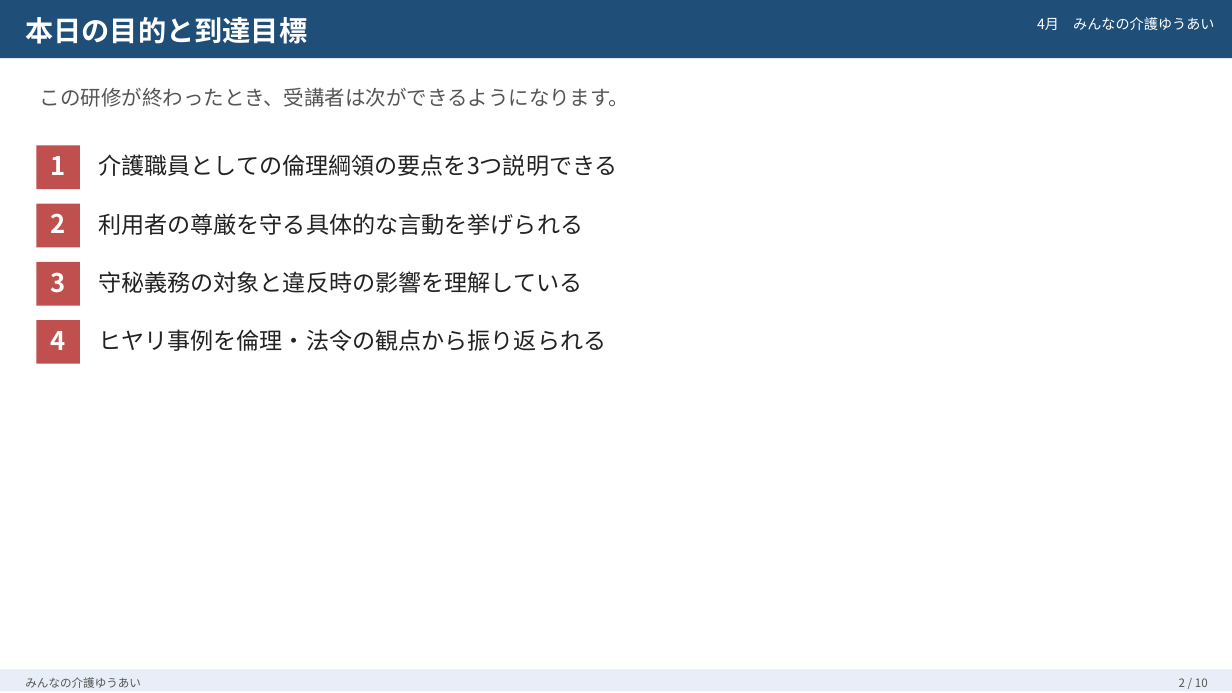
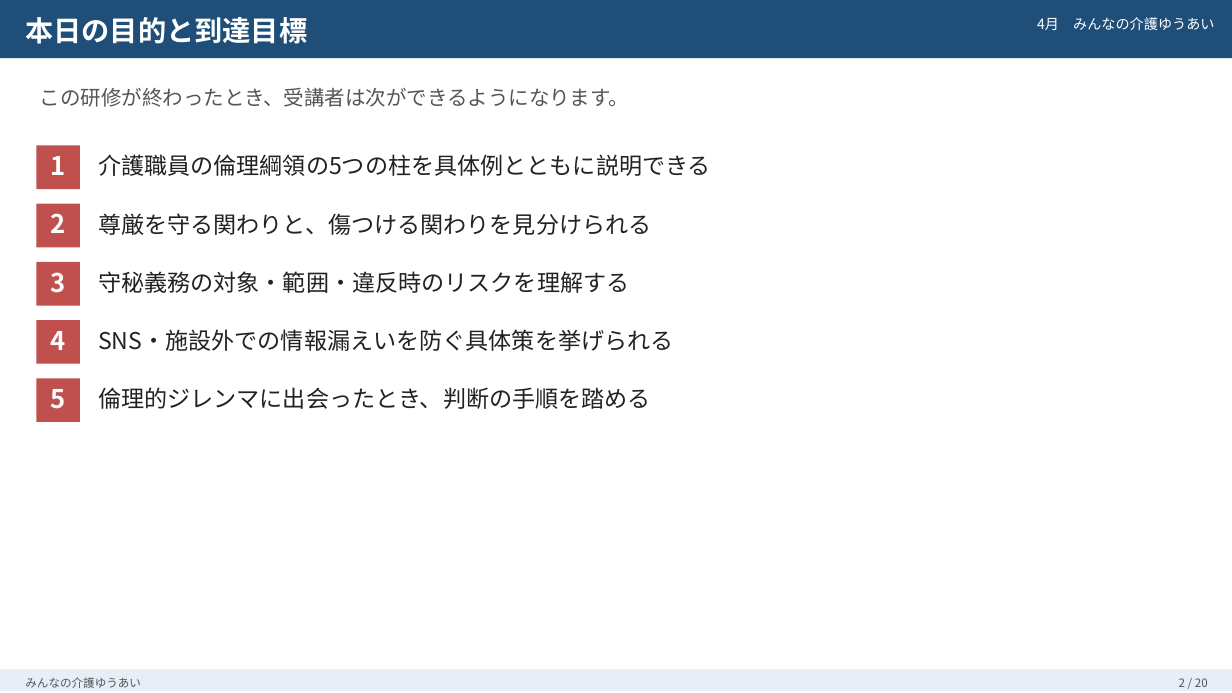
Before and after one commit to migarashi631985-hue/migration-plan, a slide deck: slide 2 of slides/04_倫理・法令遵守.pptx. Drawn at 1232x693 pixels with LibreOffice and Linux fonts; fonts in the diff are those of the drawing. Boxes give left, top, right and bottom in pixels: in the first picture for what was removed or moved away, otherwise in the second. Text is boxed around its words. In the diff, an @@ line names an element or a change of style, - is before the commit and + after.

```diff
--- a/slides/04_倫理・法令遵守.pptx
+++ b/slides/04_倫理・法令遵守.pptx
@@ text at (x1=98, y1=154, x2=711, y2=176): text changed @@
-介護職員としての倫理綱領の要点を3つ説明できる
+介護職員の倫理綱領の5つの柱を具体例とともに説明できる
@@ text at (x1=98, y1=213, x2=651, y2=235): text changed @@
-利用者の尊厳を守る具体的な言動を挙げられる
+尊厳を守る関わりと、傷つける関わりを見分けられる
@@ text at (x1=98, y1=271, x2=629, y2=293): text changed @@
-守秘義務の対象と違反時の影響を理解している
+守秘義務の対象・範囲・違反時のリスクを理解する
@@ text at (x1=98, y1=329, x2=673, y2=351): text changed @@
-ヒヤリ事例を倫理・法令の観点から振り返られる
+SNS・施設外での情報漏えいを防ぐ具体策を挙げられる
@@ rectangle added at (x1=36, y1=378, x2=79, y2=421), fill #C0504D @@
@@ text added at (x1=51, y1=389, x2=66, y2=409), 20 pt, text #FFFFFF, bold @@
+5
@@ text added at (x1=98, y1=387, x2=651, y2=409), 18 pt, text #222222 @@
+倫理的ジレンマに出会ったとき、判断の手順を踏める
@@ text at (x1=1179, y1=678, x2=1208, y2=687): text changed @@
-2 / 10
+2 / 20
```
Also in this commit, not shown: 8 other slides changed, 10 slides added, 2 other files.
